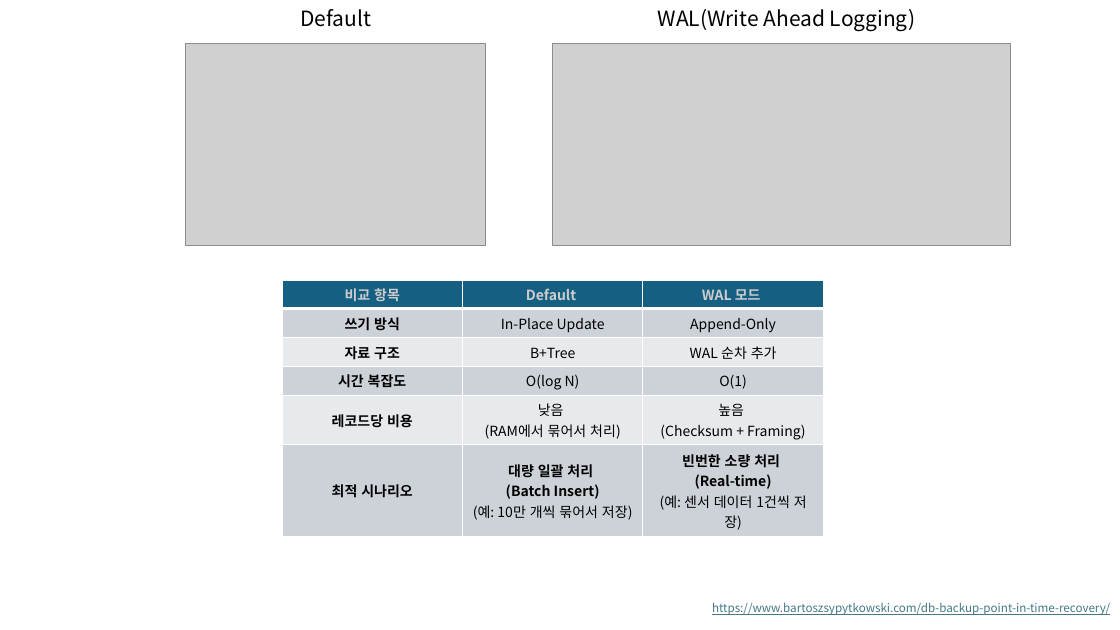
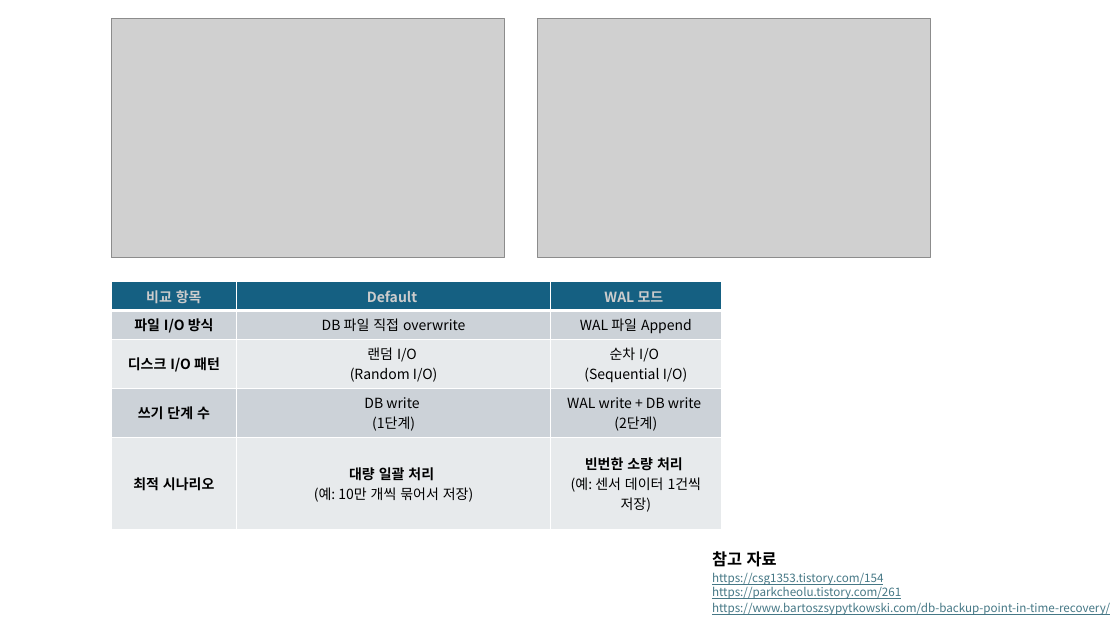
Before and after one commit to Peace-Min/Db_TestApp, a slide deck: slide 1 of Db_TestApp/프레젠테이션1.pptx. Drawn at 1120x630 pixels with LibreOffice and Linux fonts; fonts in the diff are those of the drawing; grey boxes stand for pictures. Boxes give left, top, right and bottom in pixels: in the first picture for what was removed or moved away, otherwise in the second. Text is boxed around its words. In the diff, an @@ line names an element or a change of style, - is before the commit and + after.

Commit message:
feat

```diff
--- a/Db_TestApp/프레젠테이션1.pptx
+++ b/Db_TestApp/프레젠테이션1.pptx
@@ picture: place and size @@
-picture at box(186, 44, 486, 245)
+picture at box(111, 18, 505, 258)
@@ text removed at box(300, 9, 371, 27) @@
-Default
@@ picture: place and size @@
-picture at box(553, 44, 1011, 245)
+picture at box(537, 18, 931, 257)
@@ text removed at box(658, 9, 915, 31) @@
-WAL(Write Ahead Logging)
@@ table at box(111, 281, 722, 516) @@
-row 2: 쓰기 방식 | In-Place Update | Append-Only
-row 3: 자료 구조 | B+Tree | WAL 순차 추가
-row 4: 시간 복잡도 | O(log N) | O(1)
-row 5: 레코드당 비용 | 낮음 / (RAM에서 묶어서 처리) | 높음 / (Checksum + Framing)
-row 6: 최적 시나리오 | 대량 일괄 처리 / (Batch Insert) / (예: 10만 개씩 묶어서 저장) | 빈번한 소량 처리 / (Real-time) / (예: 센서 데이터 1건씩 저장)
+row 2: 파일 I/O 방식 | DB 파일 직접 overwrite | WAL 파일 Append
+row 3: 디스크 I/O 패턴 | 랜덤 I/O / (Random I/O) | 순차 I/O / (Sequential I/O)
+row 4: 쓰기 단계 수 | DB write / (1단계) | WAL write + DB write / (2단계)
+row 5: 최적 시나리오 | 대량 일괄 처리 / (예: 10만 개씩 묶어서 저장) | 빈번한 소량 처리 / (예: 센서 데이터 1건씩 저장)
@@ table: place and size @@
-table at box(282, 281, 824, 537)
+table at box(111, 281, 722, 516)
@@ text added at box(712, 551, 777, 567), 14 pt, text #000000, bold @@
+참고 자료
@@ text added at box(712, 584, 901, 599), 10 pt, text #467886, underline @@
+https://parkcheolu.tistory.com/261
@@ text added at box(712, 572, 884, 585), 10 pt, text #467886, underline @@
+https://csg1353.tistory.com/154
```
